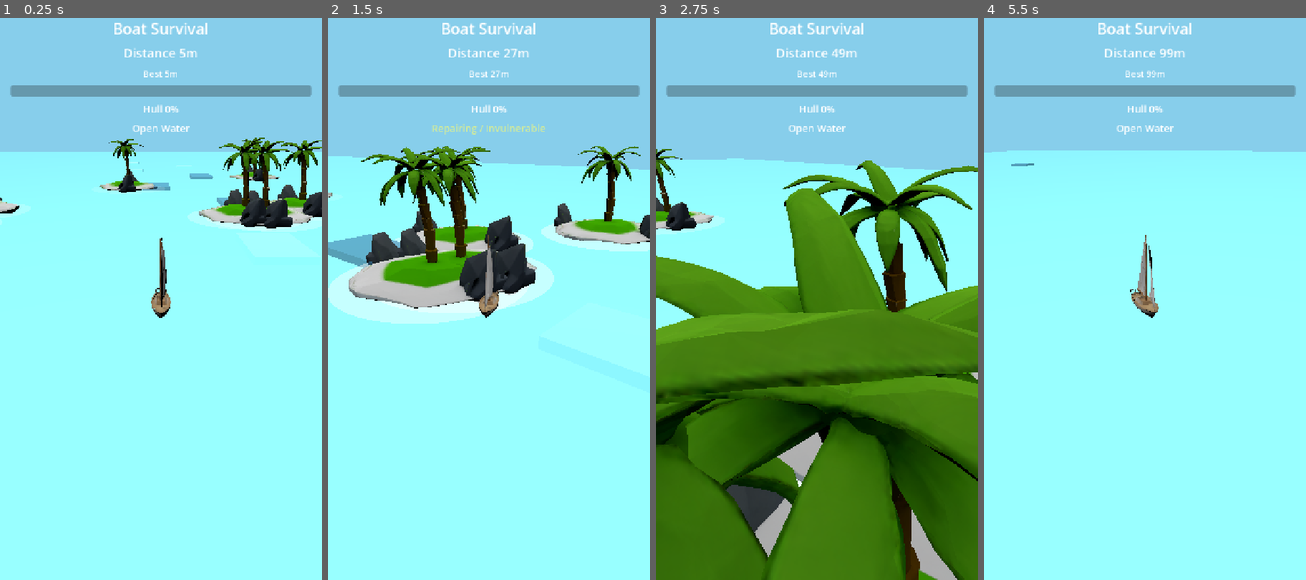
Above: before the commit, frames 1-4 (left to right).
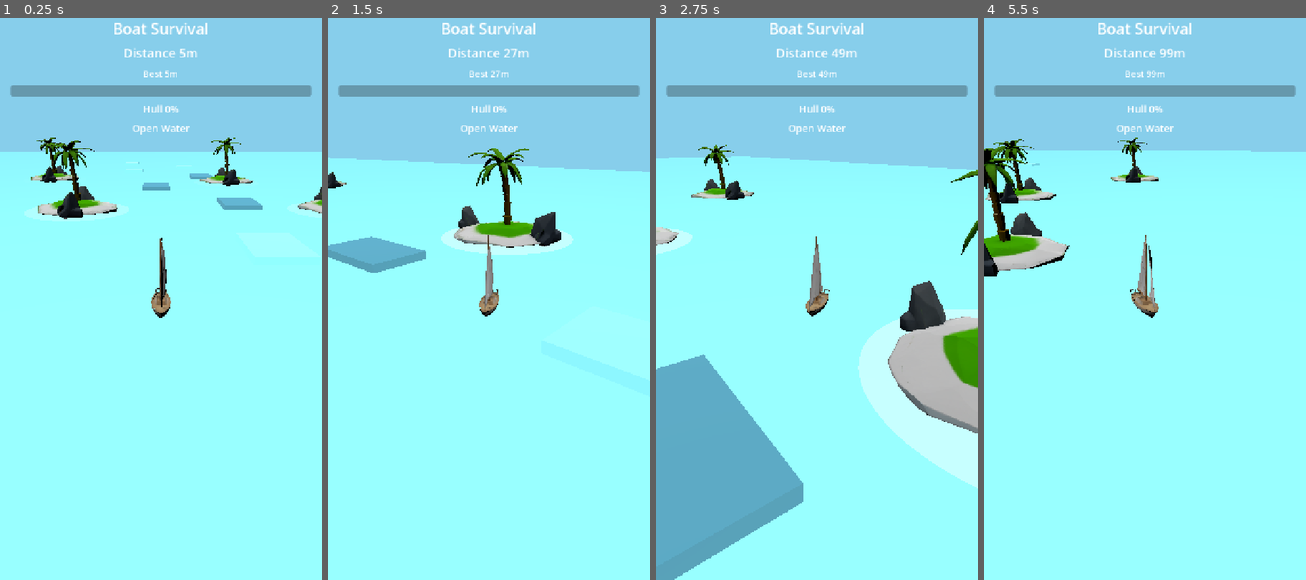
Above: after the commit, the same moments.

Repository: lseyesl/ai_game_board
Game: Godot game, scene res://scenes/main/Main.tscn
Same seed, same stepped clock (60 frames per second), same inputs: the game is played once before the commit and once after it.
Inputs (mouse positions are in pixels of both pictures, inside the frame that each line leads up to):
- Up to frame 1 (0.25 s): no input
- Up to frame 2 (1.5 s): tap Enter (ui_accept) at 0.5, 0.77 s; move the mouse to (559, 265) at 0.52 s; hold Right (ui_right) 0.53-1.28 s; click (559, 265) at 0.67 s; move the mouse to (424, 321) at 1.27 s; hold Left (ui_left) from 1.28 s (still down)
- Up to frame 3 (2.75 s): tap Enter (ui_accept) at 1.52 s; move the mouse to (849, 169) at 2.02 s; release Left (ui_left) at 2.03 s; hold Right (ui_right) from 2.03 s (still down)
- Up to frame 4 (5.5 s): move the mouse to (1128, 405) at 2.77 s; click (1128, 405) at 2.92 s; tap Enter (ui_accept) at 3.02, 3.77, 4.52 s; move the mouse to (1241, 377) at 3.52 s; release Right (ui_right) at 3.53 s; hold Left (ui_left) from 3.53 s (still down); move the mouse to (1048, 209) at 4.27 s; move the mouse to (1161, 293) at 5.02 s; click (1161, 293) at 5.17 s

The runs differ from the first frame. In frame 1, 6.2% of the frame differs, in the area x 0-100%, y 21-39%; in frame 2, 15%; in frame 3, 62%, in the area x 0-100%, y 22-100%; in frame 4, 3.4%.

Commit message:
fix: prevent island overlap and prefer far spawns from ship

Diff:
--- a/scripts/islands/island_spawner.gd
+++ b/scripts/islands/island_spawner.gd
@@ -11,7 +11,7 @@
 @export var spawn_inner_half_depth: float = 16.0
 @export var preview_visible_distance: float = 72.0
 @export var active_distance: float = 24.0
-@export var minimum_island_spacing: float = 0.0
+@export var minimum_island_spacing: float = 28.0
 @export var spawn_retry_limit: int = 8
 
 var ship = null
@@ -87,11 +87,17 @@
 
 
 func generate_validated_spawn_position(ship_position: Vector3, existing_positions: Array[Vector3]) -> Variant:
+	var best_position: Variant = null
+	var best_distance := -1.0
 	for _attempt in range(spawn_retry_limit):
 		var spawn_position := ship_position + generate_spawn_offset()
-		if _is_position_valid(spawn_position, existing_positions):
-			return spawn_position
-	return null
+		if not _is_position_valid(spawn_position, existing_positions):
+			continue
+		var distance_to_ship := spawn_position.distance_to(ship_position)
+		if distance_to_ship > best_distance:
+			best_distance = distance_to_ship
+			best_position = spawn_position
+	return best_position
 
 
 func _active_island_count() -> int:
